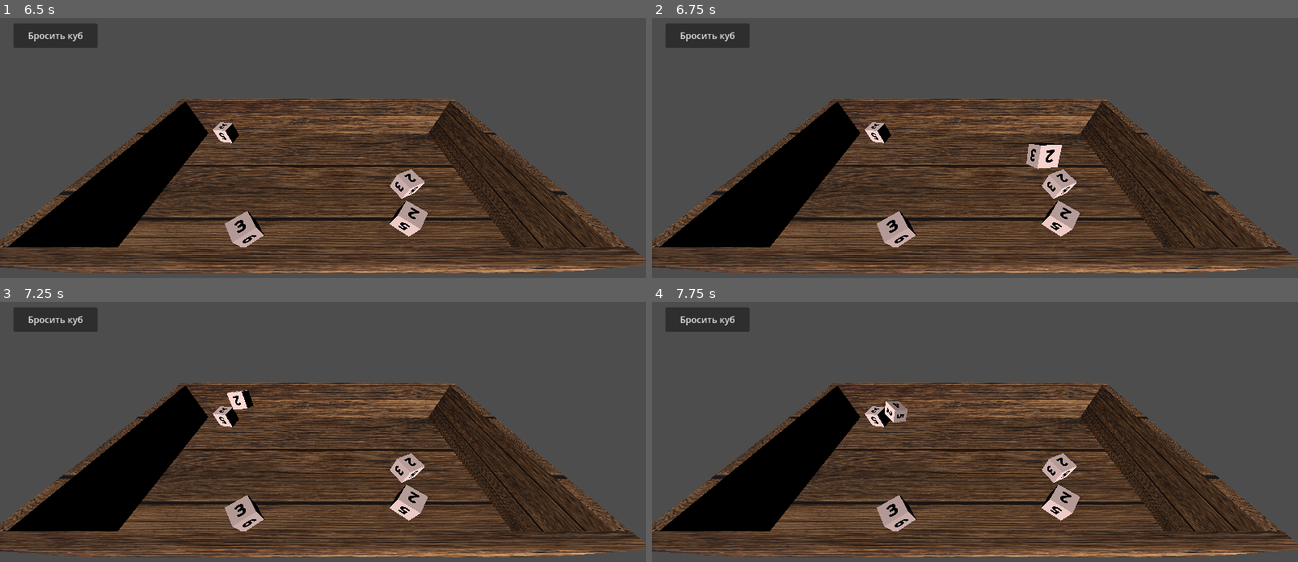
Above: before the commit, frames 1-4 (two rows, left to right).
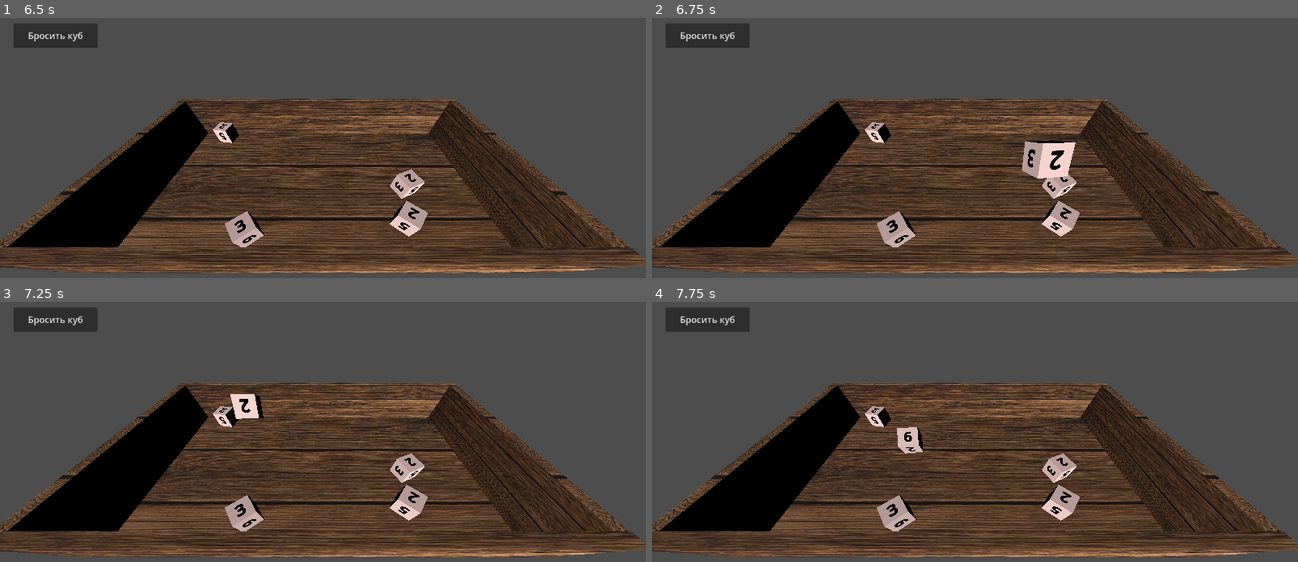
Above: after the commit, the same moments.

Repository: olegbogai-web/dicegame
Game: Godot game, scene res://ui/scenes/board.tscn
Two runs of this game, one before a commit and one after it. Both use one fixed random seed, a clock stepped at 60 frames per second and the inputs below.
Inputs (mouse positions are in pixels of both pictures, inside the frame that each line leads up to):
- Up to frame 1 (6.5 s): click "Бросить куб" at 0.5 s; click "Бросить куб" at 1.25 s; click "Бросить куб" at 2 s; move the mouse to (290, 265) at 2.77 s; click (290, 265) at 2.92 s; drag from (516, 246) to (290, 265) at 3.52 s; tap Enter at 4.25 s; move the mouse to (129, 137) at 4.27 s; click (129, 137) at 4.42 s; drag from (355, 192) to (129, 137) at 5.02 s; move the mouse to (226, 101) at 5.77 s; click (226, 101) at 5.92 s
- Up to frame 2 (6.75 s): tap Space at 6.5 s; drag from (1117, 174) to (878, 101) at 6.52 s
- Up to frame 3 (7.25 s): no input
- Up to frame 4 (7.75 s): move the mouse to (845, 494) at 7.27 s; click (845, 494) at 7.42 s

Frame 1 is identical in both runs. In frame 2, 0.7% of the frame differs, in the area x 57-66%, y 46-62%; in frame 3, 0.4%; in frame 4, 0.6%.

Commit message:
Increase dice drag lift height

Diff:
--- a/content/dice/dice.gd
+++ b/content/dice/dice.gd
@@ -20,7 +20,7 @@
 @export var extra_size_multiplier: Vector3 = Vector3.ONE
 
 @export_category("Drag")
-@export var drag_lift_height: float = 0.12
+@export var drag_lift_height: float = 0.7
 
 var _visual_root: Node3D
 var _collision_shape: CollisionShape3D
